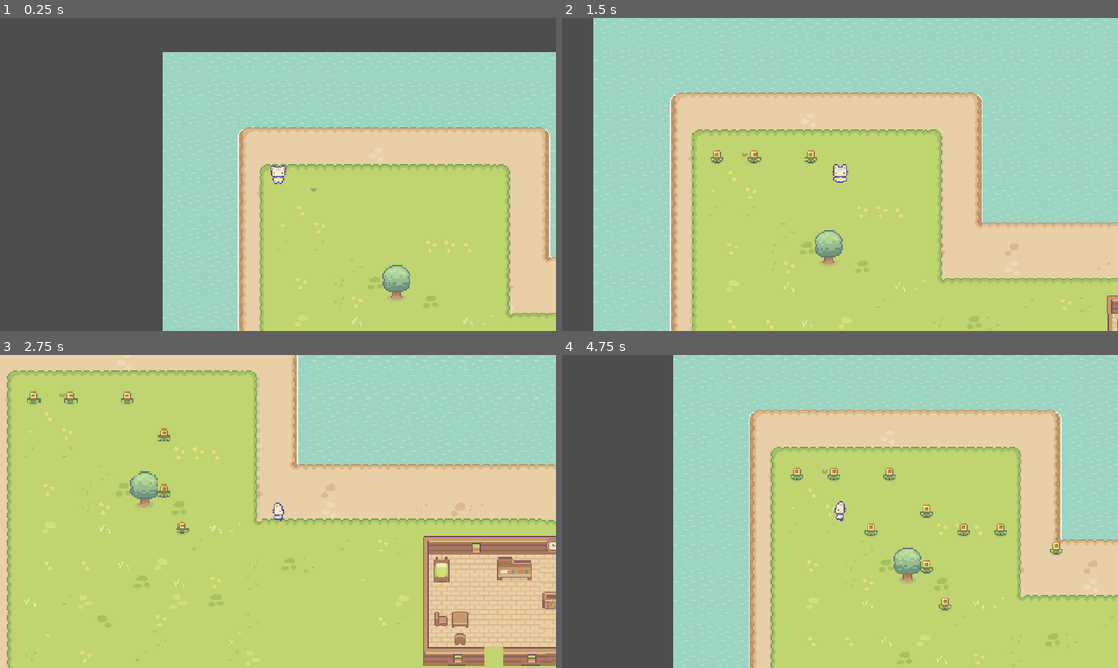
Above: before the commit, frames 1-4 (two rows, left to right).
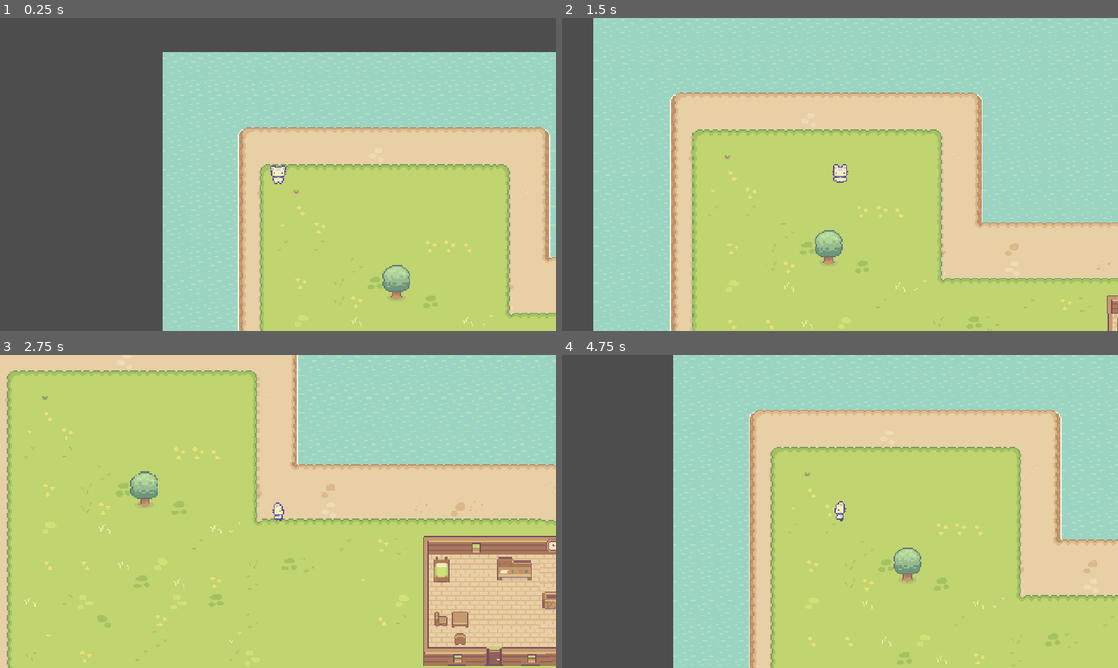
Above: after the commit, the same moments.

Repository: eduumach/farm-game
Game: Godot game, scene res://scenes/farm/farm.tscn
Two runs of this game, one before a commit and one after it. Both use one fixed random seed, a clock stepped at 60 frames per second and the inputs below.
Inputs (mouse positions are in pixels of both pictures, inside the frame that each line leads up to):
- Up to frame 1 (0.25 s): no input
- Up to frame 2 (1.5 s): tap Enter (ui_accept) at 0.5, 0.77, 1.07 s; move the mouse to (962, 158) at 0.52 s; hold Right (ui_right) 0.53-1.28 s; click (962, 158) at 0.6 s; tap P (tool, bound only after the commit) at 0.8, 1.35 s; move the mouse to (728, 190) at 1.27 s; hold Down (ui_down) from 1.28 s (still down)
- Up to frame 3 (2.75 s): tap Enter (ui_accept) at 1.52, 1.55, 1.82, 2.1 s; move the mouse to (333, 442) at 2.02 s; release Down (ui_down) at 2.03 s; hold Right (ui_right) from 2.03 s (still down); click (333, 442) at 2.3 s
- Up to frame 4 (4.75 s): move the mouse to (812, 574) at 2.77 s; release Right (ui_right) at 2.78 s; hold Up (ui_up) 2.78-3.53 s; click (812, 574) at 2.85 s; tap Enter (ui_accept) at 3.02, 3.32, 3.77, 3.8, 4.07, 4.52 s; tap P (tool, bound only after the commit) at 3.05, 3.6 s; move the mouse to (1006, 558) at 3.52 s; hold Left (ui_left) from 3.53 s (still down); move the mouse to (673, 464) at 4.27 s; click (673, 464) at 4.35 s

The runs differ from the first frame. In frame 1, less than 0.1% of the frame differs, in the area x 52-58%, y 54-57%; in frame 2, 0.2%; in frame 3, 0.6%; in frame 4, 0.7%, in the area x 41-90%, y 36-82%.

Commit message:
30052025

Diff:
--- a/project.godot
+++ b/project.godot
@@ -31,6 +31,24 @@
 "res://scenes/": "blue"
 }
 
+[input]
+
+hit={
+"deadzone": 0.2,
+"events": [Object(InputEventMouseButton,"resource_local_to_scene":false,"resource_name":"","device":-1,"window_id":0,"alt_pressed":false,"shift_pressed":false,"ctrl_pressed":false,"meta_pressed":false,"button_mask":1,"position":Vector2(263, 23),"global_position":Vector2(272, 71),"factor":1.0,"button_index":1,"canceled":false,"pressed":true,"double_click":false,"script":null)
+]
+}
+clear={
+"deadzone": 0.2,
+"events": [Object(InputEventMouseButton,"resource_local_to_scene":false,"resource_name":"","device":-1,"window_id":0,"alt_pressed":false,"shift_pressed":false,"ctrl_pressed":true,"meta_pressed":false,"button_mask":1,"position":Vector2(481, 23),"global_position":Vector2(490, 71),"factor":1.0,"button_index":1,"canceled":false,"pressed":true,"double_click":false,"script":null)
+]
+}
+tool={
+"deadzone": 0.2,
+"events": [Object(InputEventKey,"resource_local_to_scene":false,"resource_name":"","device":-1,"window_id":0,"alt_pressed":false,"shift_pressed":false,"ctrl_pressed":false,"meta_pressed":false,"pressed":false,"keycode":0,"physical_keycode":80,"key_label":0,"unicode":112,"location":0,"echo":false,"script":null)
+]
+}
+
 [layer_names]
 
 2d_physics/layer_1="Mapa"
--- a/resources/tile_set_farm.tres
+++ b/resources/tile_set_farm.tres
@@ -1,8 +1,341 @@
-[gd_resource type="TileSet" load_steps=7 format=3 uid="uid://c0iuja5c56wbx"]
+[gd_resource type="TileSet" load_steps=9 format=3 uid="uid://c0iuja5c56wbx"]
 
+[ext_resource type="Texture2D" uid="uid://bkdqlgrypx8un" path="res://assets/Tilesets/Tilled_Dirt_Wide_v2.png" id="1_3djgm"]
 [ext_resource type="Texture2D" uid="uid://do3b8bayo0nff" path="res://assets/Tilesets/Tileset_general.png" id="1_de4nq"]
 [ext_resource type="PackedScene" uid="uid://rbk7kbdlxnfn" path="res://scenes/door/door.tscn" id="1_y3h8s"]
 [ext_resource type="Texture2D" uid="uid://c6ta2otk30ynx" path="res://assets/Tilesets/Water.png" id="2_j0b53"]
+
+[sub_resource type="TileSetAtlasSource" id="TileSetAtlasSource_osgij"]
+texture = ExtResource("1_3djgm")
+0:0/0 = 0
+0:0/0/terrain_set = 0
+0:0/0/terrain = 2
+0:0/0/terrains_peering_bit/right_side = 2
+0:0/0/terrains_peering_bit/bottom_right_corner = 2
+0:0/0/terrains_peering_bit/bottom_side = 2
+1:0/0 = 0
+1:0/0/terrain_set = 0
+1:0/0/terrain = 2
+1:0/0/terrains_peering_bit/right_side = 2
+1:0/0/terrains_peering_bit/bottom_right_corner = 2
+1:0/0/terrains_peering_bit/bottom_side = 2
+1:0/0/terrains_peering_bit/bottom_left_corner = 2
+1:0/0/terrains_peering_bit/left_side = 2
+2:0/0 = 0
+2:0/0/terrain_set = 0
+2:0/0/terrain = 2
+2:0/0/terrains_peering_bit/bottom_side = 2
+2:0/0/terrains_peering_bit/bottom_left_corner = 2
+2:0/0/terrains_peering_bit/left_side = 2
+3:0/0 = 0
+3:0/0/terrain_set = 0
+3:0/0/terrain = 2
+3:0/0/terrains_peering_bit/bottom_side = 2
+4:0/0 = 0
+4:0/0/terrain_set = 0
+4:0/0/terrain = 2
+4:0/0/terrains_peering_bit/right_side = 2
+4:0/0/terrains_peering_bit/bottom_side = 2
+5:0/0 = 0
+5:0/0/terrain_set = 0
+5:0/0/terrain = 2
+5:0/0/terrains_peering_bit/right_side = 2
+5:0/0/terrains_peering_bit/bottom_side = 2
+5:0/0/terrains_peering_bit/bottom_left_corner = 2
+5:0/0/terrains_peering_bit/left_side = 2
+6:0/0 = 0
+6:0/0/terrain_set = 0
+6:0/0/terrain = 2
+6:0/0/terrains_peering_bit/right_side = 2
+6:0/0/terrains_peering_bit/bottom_right_corner = 2
+6:0/0/terrains_peering_bit/bottom_side = 2
+6:0/0/terrains_peering_bit/left_side = 2
+7:0/0 = 0
+7:0/0/terrain_set = 0
+7:0/0/terrain = 2
+7:0/0/terrains_peering_bit/bottom_side = 2
+7:0/0/terrains_peering_bit/left_side = 2
+8:0/0 = 0
+8:0/0/terrain_set = 0
+8:0/0/terrain = 2
+8:0/0/terrains_peering_bit/right_side = 2
+8:0/0/terrains_peering_bit/bottom_side = 2
+8:0/0/terrains_peering_bit/left_side = 2
+9:0/0 = 0
+9:0/0/terrain_set = 0
+9:0/0/terrain = 2
+9:0/0/terrains_peering_bit/right_side = 2
+9:0/0/terrains_peering_bit/bottom_right_corner = 2
+9:0/0/terrains_peering_bit/bottom_side = 2
+9:0/0/terrains_peering_bit/left_side = 2
+9:0/0/terrains_peering_bit/top_left_corner = 2
+9:0/0/terrains_peering_bit/top_side = 2
+0:1/0 = 0
+0:1/0/terrain_set = 0
+0:1/0/terrain = 2
+0:1/0/terrains_peering_bit/right_side = 2
+0:1/0/terrains_peering_bit/bottom_right_corner = 2
+0:1/0/terrains_peering_bit/bottom_side = 2
+0:1/0/terrains_peering_bit/top_side = 2
+0:1/0/terrains_peering_bit/top_right_corner = 2
+1:1/0 = 0
+1:1/0/terrain_set = 0
+1:1/0/terrain = 2
+1:1/0/terrains_peering_bit/right_side = 2
+1:1/0/terrains_peering_bit/bottom_right_corner = 2
+1:1/0/terrains_peering_bit/bottom_side = 2
+1:1/0/terrains_peering_bit/bottom_left_corner = 2
+1:1/0/terrains_peering_bit/left_side = 2
+1:1/0/terrains_peering_bit/top_left_corner = 2
+1:1/0/terrains_peering_bit/top_side = 2
+1:1/0/terrains_peering_bit/top_right_corner = 2
+2:1/0 = 0
+2:1/0/terrain_set = 0
+2:1/0/terrain = 2
+2:1/0/terrains_peering_bit/bottom_side = 2
+2:1/0/terrains_peering_bit/bottom_left_corner = 2
+2:1/0/terrains_peering_bit/left_side = 2
+2:1/0/terrains_peering_bit/top_left_corner = 2
+2:1/0/terrains_peering_bit/top_side = 2
+3:1/0 = 0
+3:1/0/terrain_set = 0
+3:1/0/terrain = 2
+3:1/0/terrains_peering_bit/bottom_side = 2
+3:1/0/terrains_peering_bit/top_side = 2
+4:1/0 = 0
+4:1/0/terrain_set = 0
+4:1/0/terrain = 2
+4:1/0/terrains_peering_bit/right_side = 2
+4:1/0/terrains_peering_bit/bottom_side = 2
+4:1/0/terrains_peering_bit/top_side = 2
+4:1/0/terrains_peering_bit/top_right_corner = 2
+5:1/0 = 0
+5:1/0/terrain_set = 0
+5:1/0/terrain = 2
+5:1/0/terrains_peering_bit/right_side = 2
+5:1/0/terrains_peering_bit/bottom_side = 2
+5:1/0/terrains_peering_bit/bottom_left_corner = 2
+5:1/0/terrains_peering_bit/left_side = 2
+5:1/0/terrains_peering_bit/top_left_corner = 2
+5:1/0/terrains_peering_bit/top_side = 2
+5:1/0/terrains_peering_bit/top_right_corner = 2
+6:1/0 = 0
+6:1/0/terrain_set = 0
+6:1/0/terrain = 2
+6:1/0/terrains_peering_bit/right_side = 2
+6:1/0/terrains_peering_bit/bottom_right_corner = 2
+6:1/0/terrains_peering_bit/bottom_side = 2
+6:1/0/terrains_peering_bit/left_side = 2
+6:1/0/terrains_peering_bit/top_left_corner = 2
+6:1/0/terrains_peering_bit/top_side = 2
+6:1/0/terrains_peering_bit/top_right_corner = 2
+7:1/0 = 0
+7:1/0/terrain_set = 0
+7:1/0/terrain = 2
+7:1/0/terrains_peering_bit/bottom_side = 2
+7:1/0/terrains_peering_bit/left_side = 2
+7:1/0/terrains_peering_bit/top_left_corner = 2
+7:1/0/terrains_peering_bit/top_side = 2
+8:1/0 = 0
+8:1/0/terrain_set = 0
+8:1/0/terrain = 2
+8:1/0/terrains_peering_bit/right_side = 2
+8:1/0/terrains_peering_bit/bottom_side = 2
+8:1/0/terrains_peering_bit/left_side = 2
+8:1/0/terrains_peering_bit/top_left_corner = 2
+8:1/0/terrains_peering_bit/top_side = 2
+8:1/0/terrains_peering_bit/top_right_corner = 2
+9:1/0 = 0
+9:1/0/terrain_set = 0
+9:1/0/terrain = 2
+9:1/0/terrains_peering_bit/right_side = 2
+9:1/0/terrains_peering_bit/bottom_side = 2
+9:1/0/terrains_peering_bit/bottom_left_corner = 2
+9:1/0/terrains_peering_bit/left_side = 2
+9:1/0/terrains_peering_bit/top_side = 2
+9:1/0/terrains_peering_bit/top_right_corner = 2
+0:2/0 = 0
+0:2/0/terrain_set = 0
+0:2/0/terrain = 2
+0:2/0/terrains_peering_bit/right_side = 2
+0:2/0/terrains_peering_bit/top_side = 2
+0:2/0/terrains_peering_bit/top_right_corner = 2
+1:2/0 = 0
+1:2/0/terrain_set = 0
+1:2/0/terrain = 2
+1:2/0/terrains_peering_bit/right_side = 2
+1:2/0/terrains_peering_bit/left_side = 2
+1:2/0/terrains_peering_bit/top_left_corner = 2
+1:2/0/terrains_peering_bit/top_side = 2
+1:2/0/terrains_peering_bit/top_right_corner = 2
+2:2/0 = 0
+2:2/0/terrain_set = 0
+2:2/0/terrain = 2
+2:2/0/terrains_peering_bit/left_side = 2
+2:2/0/terrains_peering_bit/top_left_corner = 2
+2:2/0/terrains_peering_bit/top_side = 2
+3:2/0 = 0
+3:2/0/terrain_set = 0
+3:2/0/terrain = 2
+3:2/0/terrains_peering_bit/top_side = 2
+4:2/0 = 0
+4:2/0/terrain_set = 0
+4:2/0/terrain = 2
+4:2/0/terrains_peering_bit/right_side = 2
+4:2/0/terrains_peering_bit/bottom_right_corner = 2
+4:2/0/terrains_peering_bit/bottom_side = 2
+4:2/0/terrains_peering_bit/top_side = 2
+5:2/0 = 0
+5:2/0/terrain_set = 0
+5:2/0/terrain = 2
+5:2/0/terrains_peering_bit/right_side = 2
+5:2/0/terrains_peering_bit/bottom_right_corner = 2
+5:2/0/terrains_peering_bit/bottom_side = 2
+5:2/0/terrains_peering_bit/bottom_left_corner = 2
+5:2/0/terrains_peering_bit/left_side = 2
+5:2/0/terrains_peering_bit/top_left_corner = 2
+5:2/0/terrains_peering_bit/top_side = 2
+6:2/0 = 0
+6:2/0/terrain_set = 0
+6:2/0/terrain = 2
+6:2/0/terrains_peering_bit/right_side = 2
+6:2/0/terrains_peering_bit/bottom_right_corner = 2
+6:2/0/terrains_peering_bit/bottom_side = 2
+6:2/0/terrains_peering_bit/bottom_left_corner = 2
+6:2/0/terrains_peering_bit/left_side = 2
+6:2/0/terrains_peering_bit/top_side = 2
+6:2/0/terrains_peering_bit/top_right_corner = 2
+7:2/0 = 0
+7:2/0/terrain_set = 0
+7:2/0/terrain = 2
+7:2/0/terrains_peering_bit/bottom_side = 2
+7:2/0/terrains_peering_bit/bottom_left_corner = 2
+7:2/0/terrains_peering_bit/left_side = 2
+7:2/0/terrains_peering_bit/top_side = 2
+8:2/0 = 0
+8:2/0/terrain_set = 0
+8:2/0/terrain = 2
+8:2/0/terrains_peering_bit/right_side = 2
+8:2/0/terrains_peering_bit/bottom_right_corner = 2
+8:2/0/terrains_peering_bit/bottom_side = 2
+8:2/0/terrains_peering_bit/bottom_left_corner = 2
+8:2/0/terrains_peering_bit/left_side = 2
+8:2/0/terrains_peering_bit/top_side = 2
+9:2/0 = 0
+9:2/0/terrain_set = 0
+9:2/0/terrain = 2
+9:2/0/terrains_peering_bit/right_side = 2
+9:2/0/terrains_peering_bit/bottom_right_corner = 2
+9:2/0/terrains_peering_bit/bottom_side = 2
+9:2/0/terrains_peering_bit/left_side = 2
+9:2/0/terrains_peering_bit/top_side = 2
+10:2/0 = 0
+10:2/0/terrain_set = 0
+10:2/0/terrain = 2
+10:2/0/terrains_peering_bit/right_side = 2
+10:2/0/terrains_peering_bit/bottom_side = 2
+10:2/0/terrains_peering_bit/bottom_left_corner = 2
+10:2/0/terrains_peering_bit/left_side = 2
+10:2/0/terrains_peering_bit/top_side = 2
+0:3/0 = 0
+0:3/0/terrain_set = 0
+0:3/0/terrain = 2
+0:3/0/terrains_peering_bit/right_side = 2
+1:3/0 = 0
+1:3/0/terrain_set = 0
+1:3/0/terrain = 2
+1:3/0/terrains_peering_bit/right_side = 2
+1:3/0/terrains_peering_bit/left_side = 2
+2:3/0 = 0
+2:3/0/terrain_set = 0
+2:3/0/terrain = 2
+2:3/0/terrains_peering_bit/left_side = 2
+3:3/0 = 0
+3:3/0/terrain_set = 0
+3:3/0/terrain = 2
+4:3/0 = 0
+4:3/0/terrain_set = 0
+4:3/0/terrain = 2
+4:3/0/terrains_peering_bit/right_side = 2
+4:3/0/terrains_peering_bit/top_side = 2
+5:3/0 = 0
+5:3/0/terrain_set = 0
+5:3/0/terrain = 2
+5:3/0/terrains_peering_bit/right_side = 2
+5:3/0/terrains_peering_bit/left_side = 2
+5:3/0/terrains_peering_bit/top_left_corner = 2
+5:3/0/terrains_peering_bit/top_side = 2
+6:3/0 = 0
+6:3/0/terrain_set = 0
+6:3/0/terrain = 2
+6:3/0/terrains_peering_bit/right_side = 2
+6:3/0/terrains_peering_bit/left_side = 2
+6:3/0/terrains_peering_bit/top_side = 2
+6:3/0/terrains_peering_bit/top_right_corner = 2
+7:3/0 = 0
+7:3/0/terrain_set = 0
+7:3/0/terrain = 2
+7:3/0/terrains_peering_bit/left_side = 2
+7:3/0/terrains_peering_bit/top_side = 2
+8:3/0 = 0
+8:3/0/terrain_set = 0
+8:3/0/terrain = 2
+8:3/0/terrains_peering_bit/right_side = 2
+8:3/0/terrains_peering_bit/left_side = 2
+8:3/0/terrains_peering_bit/top_side = 2
+9:3/0 = 0
+9:3/0/terrain_set = 0
+9:3/0/terrain = 2
+9:3/0/terrains_peering_bit/right_side = 2
+9:3/0/terrains_peering_bit/bottom_side = 2
+9:3/0/terrains_peering_bit/left_side = 2
+9:3/0/terrains_peering_bit/top_side = 2
+9:3/0/terrains_peering_bit/top_right_corner = 2
+10:3/0 = 0
+10:3/0/terrain_set = 0
+10:3/0/terrain = 2
+10:3/0/terrains_peering_bit/right_side = 2
+10:3/0/terrains_peering_bit/bottom_side = 2
+10:3/0/terrains_peering_bit/left_side = 2
+10:3/0/terrains_peering_bit/top_left_corner = 2
+10:3/0/terrains_peering_bit/top_side = 2
+5:4/0 = 0
+5:4/0/terrain_set = 0
+5:4/0/terrain = 2
+5:4/0/terrains_peering_bit/right_side = 2
+5:4/0/terrains_peering_bit/bottom_side = 2
+5:4/0/terrains_peering_bit/bottom_left_corner = 2
+5:4/0/terrains_peering_bit/left_side = 2
+5:4/0/terrains_peering_bit/top_left_corner = 2
+5:4/0/terrains_peering_bit/top_side = 2
+6:4/0 = 0
+6:4/0/terrain_set = 0
+6:4/0/terrain = 2
+6:4/0/terrains_peering_bit/right_side = 2
+6:4/0/terrains_peering_bit/bottom_right_corner = 2
+6:4/0/terrains_peering_bit/bottom_side = 2
+6:4/0/terrains_peering_bit/left_side = 2
+6:4/0/terrains_peering_bit/top_side = 2
+6:4/0/terrains_peering_bit/top_right_corner = 2
+7:4/0 = 0
+7:4/0/terrain_set = 0
+7:4/0/terrain = 2
+7:4/0/terrains_peering_bit/bottom_side = 2
+7:4/0/terrains_peering_bit/left_side = 2
+7:4/0/terrains_peering_bit/top_side = 2
+8:4/0 = 0
+8:4/0/terrain_set = 0
+8:4/0/terrain = 2
+8:4/0/terrains_peering_bit/right_side = 2
+8:4/0/terrains_peering_bit/bottom_side = 2
+8:4/0/terrains_peering_bit/left_side = 2
+8:4/0/terrains_peering_bit/top_side = 2
+4:4/0 = 0
+4:4/0/terrain_set = 0
+4:4/0/terrain = 2
+4:4/0/terrains_peering_bit/right_side = 2
+4:4/0/terrains_peering_bit/bottom_side = 2
+4:4/0/terrains_peering_bit/top_side = 2
 
 [sub_resource type="TileSetAtlasSource" id="TileSetAtlasSource_j0b53"]
 texture = ExtResource("1_de4nq")
@@ -1176,8 +1509,11 @@
 terrain_set_0/mode = 0
 terrain_set_0/terrain_0/name = "Ground"
 terrain_set_0/terrain_0/color = Color(0, 0.756863, 0.968627, 1)
-terrain_set_0/terrain_1/name = "Grass 1"
+terrain_set_0/terrain_1/name = "Grass"
 terrain_set_0/terrain_1/color = Color(1, 0, 0, 1)
+terrain_set_0/terrain_2/name = "Soil"
+terrain_set_0/terrain_2/color = Color(3.27289e-06, 0.651746, 0.421028, 1)
 sources/5 = SubResource("TileSetScenesCollectionSource_3djgm")
 sources/3 = SubResource("TileSetAtlasSource_y3h8s")
 sources/2 = SubResource("TileSetAtlasSource_j0b53")
+sources/0 = SubResource("TileSetAtlasSource_osgij")
--- a/scenes/farm/farm.gd
+++ b/scenes/farm/farm.gd
@@ -1,17 +1,71 @@
 extends Node2D
 
 @onready var player: CharacterBody2D = $Player
+@onready var grass: TileMapLayer = $Map/Grass
 @onready var soil: TileMapLayer = $Map/Soil
+
+var plant_scene: PackedScene = preload("res://scenes/plants/plant.tscn")
+
+var terrain_set = 0
+var terrain = 2
+
+var tool: int = 1
+var plants: Array[Vector2i]
 
 
 # Called when the node enters the scene tree for the first time.
 func _ready() -> void:
-	pass # Replace with function body.
-
+	var plant = plant_scene.instantiate()
+	plant.global_position.x = 100
+	plant.global_position.y = 100
+	add_child(plant)
 
 # Called every frame. 'delta' is the elapsed time since the previous frame.
 func _process(delta: float) -> void:
-	if Input.is_action_just_pressed("ui_accept"):
-		var pos = soil.local_to_map(player.global_position)
-		print(pos)
-		soil.set_cell(pos, 2, Vector2(18,11))
+	if Input.is_action_just_pressed("clear"):
+		remove_soil()
+	elif Input.is_action_just_pressed("hit"):
+		add_soil()
+	elif Input.is_action_just_pressed("tool"):
+		next_tool()
+
+func get_cell_under_mouse():
+	var mouse_position = grass.get_local_mouse_position()
+	var cell_position = grass.local_to_map(mouse_position)
+	var cell_source_id = grass.get_cell_source_id(cell_position)
+	var local_cell_position = grass.map_to_local(cell_position)
+	var distance = player.global_position.distance_to(local_cell_position)
+	return [mouse_position, cell_position, cell_source_id, local_cell_position, distance]
+
+func get_cell_under_mouse_soil():
+	var mouse_position = soil.get_local_mouse_position()
+	var cell_position = soil.local_to_map(mouse_position)
+	var cell_source_id = soil.get_cell_source_id(cell_position)
+	var local_cell_position = soil.map_to_local(cell_position)
+	var distance = player.global_position.distance_to(local_cell_position)
+	return [mouse_position, cell_position, cell_source_id, local_cell_position, distance]
+
+func add_soil():
+	var data = get_cell_under_mouse()
+	if data[4] < 30 and data[2] != -1 and tool == 1:
+		soil.set_cells_terrain_connect([data[1]], terrain_set, terrain)
+
+func remove_soil():
+	var data = get_cell_under_mouse()
+	if data[4] < 30:
+		soil.set_cells_terrain_connect([data[1]], terrain_set, -1)
+
+func add_plant():
+	var data = get_cell_under_mouse_soil()
+	if data[4] < 30 and data[2] != -1 and tool == 4 and not plants.find(data[1]):
+		plants.append(data[1])
+
+
+
+func next_tool():
+	if tool < 4:
+		tool+=1
+	else:
+		tool = 1
+
+	print(tool)
--- a/scenes/farm/farm.tscn
+++ b/scenes/farm/farm.tscn
@@ -1,9 +1,8 @@
-[gd_scene load_steps=5 format=4 uid="uid://dnlym5d1n75bb"]
+[gd_scene load_steps=4 format=4 uid="uid://dnlym5d1n75bb"]
 
 [ext_resource type="Script" uid="uid://bskih8kcsvvgp" path="res://scenes/farm/farm.gd" id="1_fev0l"]
 [ext_resource type="TileSet" uid="uid://c0iuja5c56wbx" path="res://resources/tile_set_farm.tres" id="1_wgrn4"]
 [ext_resource type="PackedScene" uid="uid://bw04ttfswavwm" path="res://scenes/player/player.tscn" id="2_fev0l"]
-[ext_resource type="PackedScene" uid="uid://b4nyxtafu5c4n" path="res://scenes/plants/plant.tscn" id="4_xp5e4"]
 
 [node name="Farm" type="Node2D"]
 y_sort_enabled = true
@@ -25,7 +24,7 @@
 tile_set = ExtResource("1_wgrn4")
 
 [node name="Construction" type="TileMapLayer" parent="Map"]
-tile_map_data = PackedByteArray("AAAiABQAAgAKAAgAAAAiABMAAgA …(933 unchanged characters)… AAAaAA8AAgAIAAcAAAAaAA4AAgAIAAYAAAAeABQAAAAAAAAAAQA=")
+tile_map_data = PackedByteArray("AAAiABQAAgAKAAgAAAAiABMAAgA …(933 unchanged characters)… AAAaAA8AAgAIAAcAAAAaAA4AAgAIAAYAAAAeABQABQAAAAAAAQA=")
 tile_set = ExtResource("1_wgrn4")
 
 [node name="Objects" type="TileMapLayer" parent="Map"]
@@ -35,13 +34,9 @@
 tile_set = ExtResource("1_wgrn4")
 
 [node name="Soil" type="TileMapLayer" parent="Map"]
-y_sort_enabled = true
 position = Vector2(2, 0)
 tile_set = ExtResource("1_wgrn4")
 
 [node name="Player" parent="." instance=ExtResource("2_fev0l")]
 y_sort_enabled = true
 position = Vector2(84, 97)
-
-[node name="Plant" parent="." instance=ExtResource("4_xp5e4")]
-position = Vector2(115, 98)
Binary file added: assets/Tilesets/Tilled_Dirt_Wide_v2.png
Not shown, added: assets/Tilesets/Tilled_Dirt_Wide_v2.png.import
